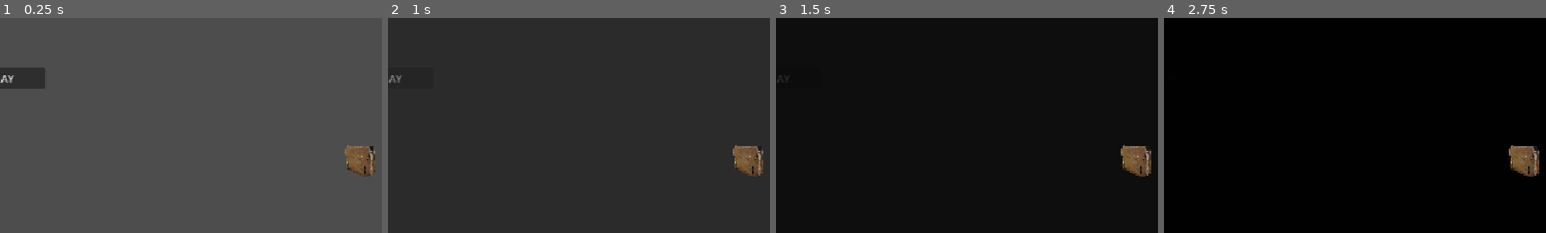
Above: before the commit, frames 1-4 (left to right).
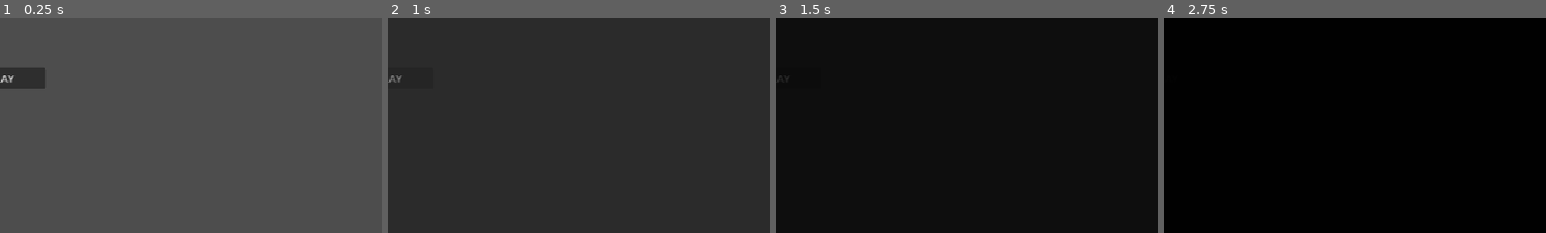
Above: after the commit, the same moments.

Repository: jegeiii/kafcult-co.-s-GIMJAM
Game: Godot game, scene res://scenes/MainMenu.tscn
Same seed, same stepped clock (60 frames per second), same inputs: the game is played once before the commit and once after it. Sound files missing from this copy of the repository are replaced by a short silence.
Inputs:
- Up to frame 1 (0.25 s): no input
- Up to frame 2 (1 s): click "PLAY" at 0.5 s
- Up to frame 3 (1.5 s): click "PLAY" at 1.25 s
- Up to frame 4 (2.75 s): click "PLAY" at 2 s
The pictures show only the part of the screen within x 50-100%, y 50-100%; the shares and areas given below are measured in that part.

The runs differ from the first frame. In frame 1, 0.9% of the frame differs, in the area x 90-99%, y 59-74%; in frame 2, 0.9%; in frame 3, 0.9%; in frame 4, 1.0%.

Commit message:
fix: fixed walter dialogue

Diff:
--- a/scenes/ACT2.tscn
+++ b/scenes/ACT2.tscn
@@ -35,7 +35,6 @@
 script = ExtResource("1_udt4n")
 
 [node name="mansion_entrance" type="Control" parent="." unique_id=1242478844]
-visible = false
 layout_mode = 3
 anchors_preset = 0
 
@@ -160,6 +159,7 @@
 offset_bottom = 40.0
 
 [node name="basement" type="TextureRect" parent="." unique_id=1910798505]
+visible = false
 offset_right = 1152.0
 offset_bottom = 648.0
 texture = ExtResource("11_bn5lx")
@@ -205,9 +205,12 @@
 offset_top = 507.0
 offset_right = 224.0
 offset_bottom = 593.0
-texture_normal = ExtResource("2_t1gpn")
-ignore_texture_size = true
-stretch_mode = 5
+focus_mode = 1
+texture_normal = ExtResource("2_t1gpn")
+ignore_texture_size = true
+stretch_mode = 5
+
+[node name="dimmer" parent="basement/dog" unique_id=1972933080 instance=ExtResource("3_qt1qe")]
 
 [node name="CanvasLayer" type="CanvasLayer" parent="." unique_id=457309828]
 
@@ -226,4 +229,4 @@
 [connection signal="mouse_entered" from="distorted_dining_room/rotten_meat" to="." method="_on_rotten_meat_mouse_entered"]
 [connection signal="pressed" from="distorted_dining_room/rotten_meat" to="." method="_on_rotten_meat_pressed"]
 [connection signal="pressed" from="distorted_dining_room/charles\'s sillhouette" to="." method="_on_charless_sillhouette_pressed"]
-[connection signal="pressed" from="basement/dog" to="." method="_on_dog_pressed"]
+[connection signal="pressed" from="basement/dog" to="." method="_on_give_dog_food_and_water"]
--- a/scenes/act_2.gd
+++ b/scenes/act_2.gd
@@ -9,7 +9,7 @@
 func _ready() -> void:
 	DialogueManager.dialogue_end.connect(_on_dialogue_end)
 	await get_tree().create_timer(1).timeout
-	#DialogueManager.initiate_dialogue("res://dialogues/act_2_part_1.json")
+	DialogueManager.initiate_dialogue("res://dialogues/act_2_part_1.json")
 
 func _on_door_pressed() -> void:
 	AudioManager.play_sfx("res://audio/Door.wav")
@@ -116,6 +116,7 @@
 var given_water: bool = false
 var given_food: bool = false
 func _on_give_dog_food_and_water() -> void:
+	$basement/dog.release_focus()
 	if InventoryUi.using_item == "water":
 		given_water = true
 		InventoryUi.using_item = "none"
@@ -126,20 +127,21 @@
 		InventoryUi.remove_item("dogfood")
 	if given_food and given_water:
 		DialogueManager.initiate_dialogue("res://dialogues/act_2_part_8.json")
-		$basement/dog.button_pressed.connect(_on_give_dog_toy)
+		$basement/dog.pressed.connect(_on_give_dog_toy)
 
 func _on_give_dog_toy():
+	$basement/dog.release_focus()
 	if InventoryUi.using_item == "toy":
 		InventoryUi.remove_item("toy")
 		InventoryUi.using_item = "none"
 		DialogueManager.initiate_dialogue("res://dialogues/act_2_part_9.json")
-		$basement/dog.button_pressed.disconnect(_on_give_dog_toy)
-		$basement/dog.button_pressed.connect(pet_dog)
+		$basement/dog.pressed.disconnect(_on_give_dog_toy)
+		$basement/dog.pressed.connect(pet_dog)
 
 func pet_dog():
 	if InventoryUi.using_item == "none":
 		DialogueManager.initiate_dialogue("res://dialogues/flashback_2.json")
-		$basement/dog.button_pressed.disconnect(pet_dog)
+		$basement/dog.pressed.disconnect(pet_dog)
 		DialogueManager.dialogue_end.connect(flashback_2_end)
 
 func flashback_2_end():
--- a/scripts/inventory_manager.gd
+++ b/scripts/inventory_manager.gd
@@ -12,15 +12,18 @@
 	if Input.is_action_pressed("RMB"):
 		$CanvasLayer/tip.visible = false
 		using_item = "none"
-		$CanvasLayer/TextureRect.global_position = Vector2(-100, -100)
 	if using_item != "none":
 		$CanvasLayer/TextureRect.texture = load(inventory_ui[using_item]["texture_path"])
 		$CanvasLayer/TextureRect.global_position = get_global_mouse_position() + Vector2(16, -16)
+	elif using_item == "none":
+		$CanvasLayer/tip.visible = false
+		$CanvasLayer/TextureRect.global_position = Vector2(-100, -100)
 
 func toggle_inventory(state: bool):
-	self.visible = state
+	$CanvasLayer/Button.visible = state
 
 func expand_inventory():
+	$CanvasLayer/Button.release_focus()
 	if $CanvasLayer/Button/Label.text == "<":
 		$CanvasLayer/Button/Label.text = ">"
 		#$Button.set_position($button_opened.position)
Not shown, added: export_presets.cfg
